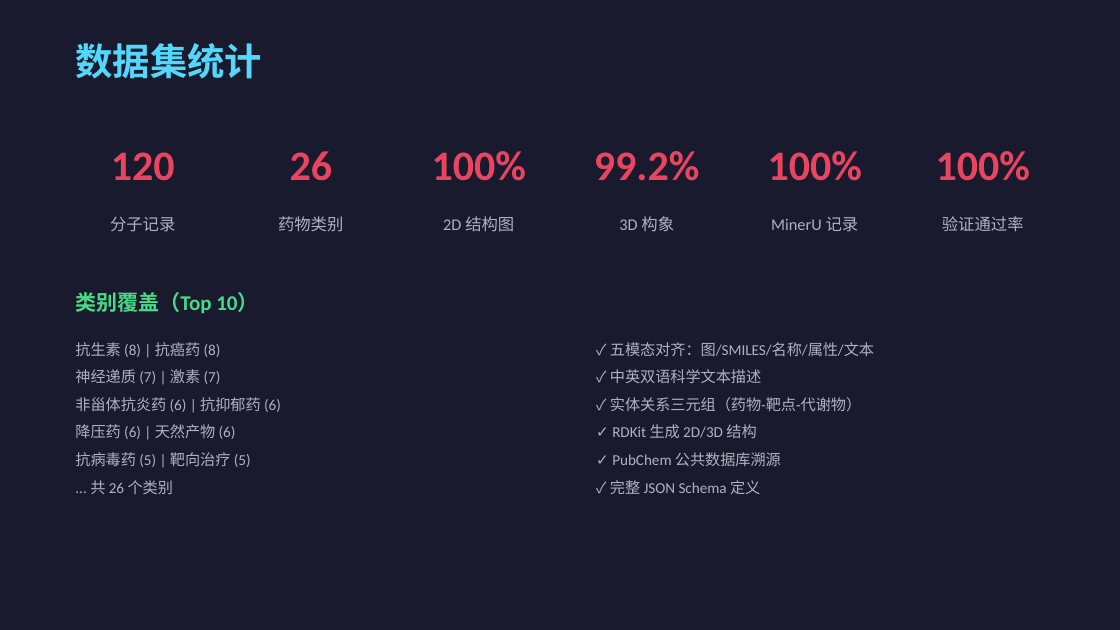
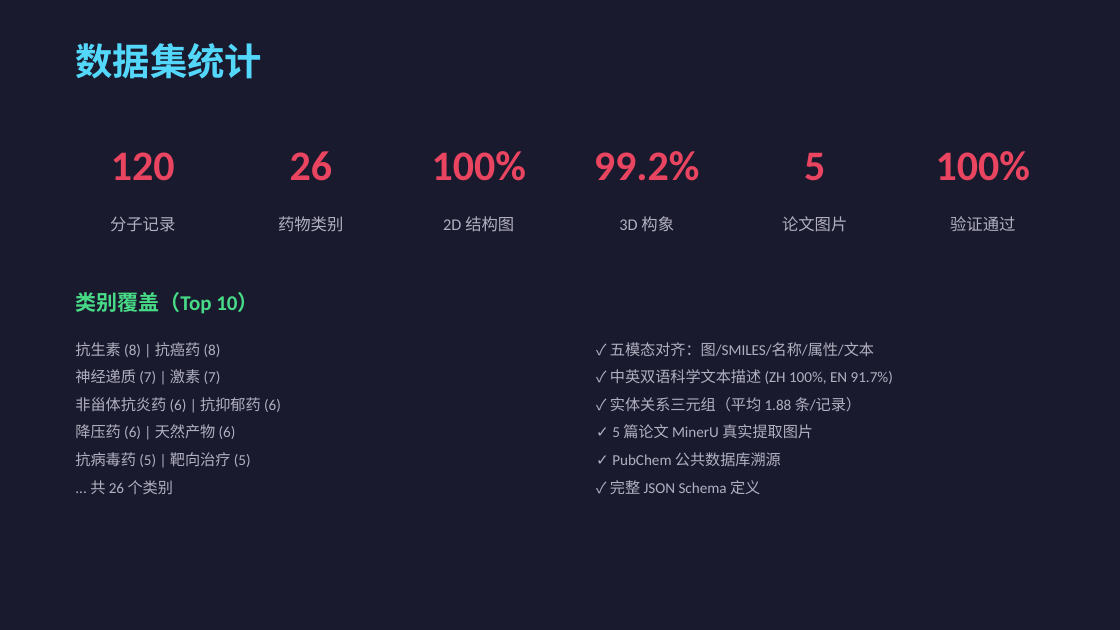
Before and after one commit to CacinieP/MDIC26-Track1-SciAlign, a slide deck: slide 4 of docs/MolAlign_Competition_PPT.pptx. Drawn at 1120x630 pixels with LibreOffice and Linux fonts; fonts in the diff are those of the drawing. Boxes give left, top, right and bottom in pixels: in the first picture for what was removed or moved away, otherwise in the second. Text is boxed around its words. In the diff, an @@ line names an element or a change of style, - is before the commit and + after.

Commit message:
feat: update PPT, samples and notebook with real MinerU extraction data
- Regenerate PPT (v2.1): updated stats, MinerU usage, paper extraction table
- Update sample dataset: 12 samples now include 5 with real paper images
- Fix notebook: handle RDKit MolsToGridImage API change
- Add generated analysis figures (category/property/modality/grid)

```diff
--- a/docs/MolAlign_Competition_PPT.pptx
+++ b/docs/MolAlign_Competition_PPT.pptx
@@ text at (804, 152, 825, 181): text changed @@
-100%
+5
@@ text at (782, 216, 847, 232): text changed @@
-MinerU 记录
+论文图片
@@ text at (950, 216, 1015, 231): text changed @@
-验证通过率
+验证通过
@@ text at (610, 369, 893, 438): text changed @@
-✓ 中英双语科学文本描述
-✓ 实体关系三元组（药物-靶点-代谢物）
-✓ RDKit 生成 2D/3D 结构
+✓ 中英双语科学文本描述 (ZH 100%, EN 91.7%)
+✓ 实体关系三元组（平均 1.88 条/记录）
+✓ 5 篇论文 MinerU 真实提取图片
```
Also in this commit, not shown: 6 other slides changed, 1 slide added, 1 slide removed, 8 other files.
